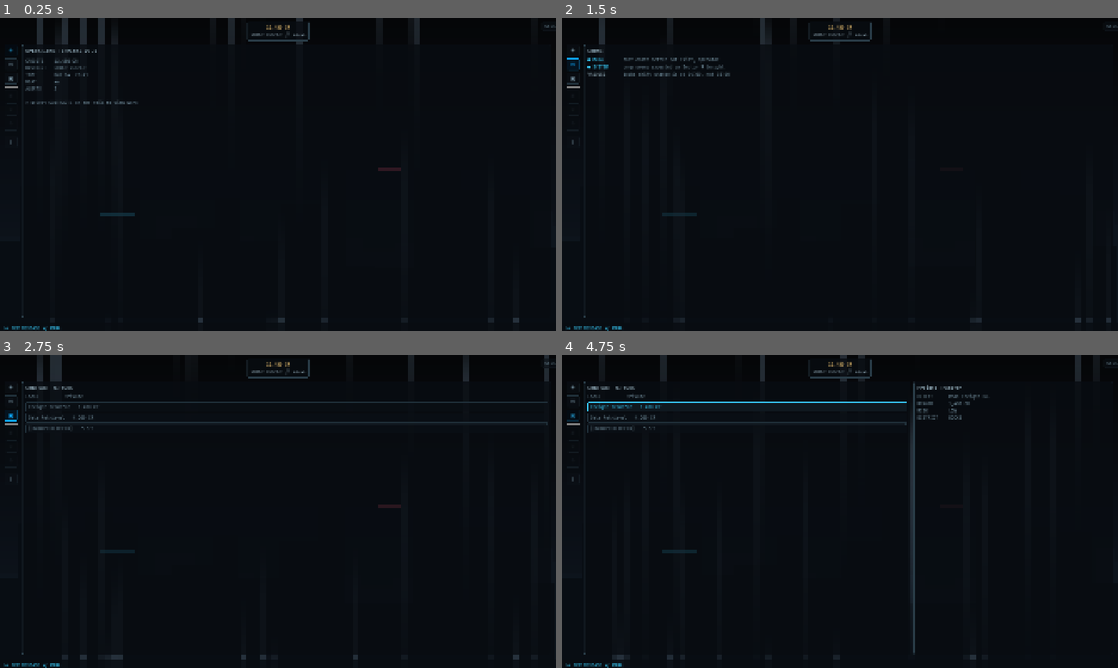
Above: before the commit, frames 1-4 (two rows, left to right).
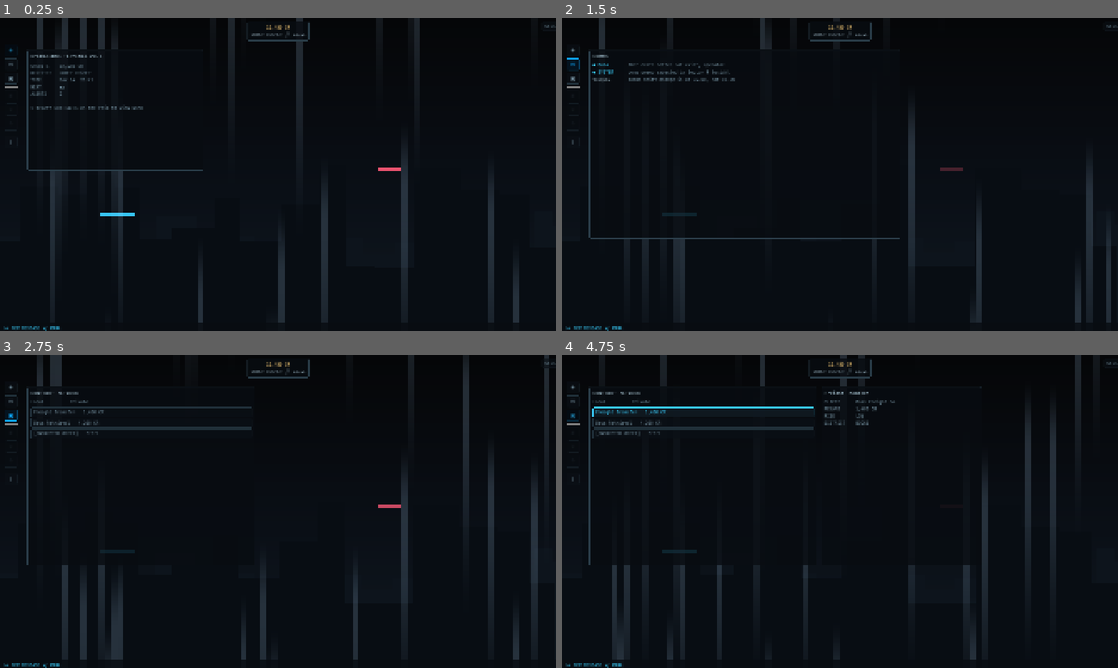
Above: after the commit, the same moments.

Repository: merlinbr/operator
Game: Godot game, scene res://scenes/main/main.tscn
Two runs of this game, one before a commit and one after it. Both use one fixed random seed, a clock stepped at 60 frames per second and the inputs below.
Inputs:
- Up to frame 1 (0.25 s): no input
- Up to frame 2 (1.5 s): click "◈" at 0.5 s; click "✉" at 1.25 s
- Up to frame 3 (2.75 s): click "▣" at 2 s
- Up to frame 4 (4.75 s): click "!" at 2.75 s; click "Freight Transfer 1,400 CR" at 3.5 s; click "Freight Transfer 1,400 CR" at 4.25 s

The runs differ from the first frame. In frame 1, 3.9% of the frame differs, in the area x 3-94%, y 8-96%; in frame 2, 3.4%; in frame 3, 5.8%, in the area x 3-99%, y 8-96%; in frame 4, 5.4%.

Commit message:
feat: class-driven panel sizing; remove CONTEXT_SPLIT

Diff:
--- a/scenes/main/main.gd
+++ b/scenes/main/main.gd
@@ -24,8 +24,15 @@
 const CHIP_TOP := 12.0
 const CHIP_GAP := 14.0
 const TICKER_HEIGHT := 30.0
-const CONTEXT_SPLIT := 0.62
 const CONTEXT_GAP := 12.0
+const SIZE_CLASSES := {
+	&"compact": Vector2(0.34, 0.46),
+	&"narrow": Vector2(0.44, 0.68),
+	&"normal": Vector2(0.60, 0.72),
+	&"wide": Vector2(0.78, 0.82),
+	&"context": Vector2(0.31, 0.0), # height mirrors the primary
+}
+const PANEL_INSET := 18.0
 
 var gs: Node
 var workspace: Control
@@ -227,8 +234,17 @@
 		icon_rail.set_active(gs.active_module, gs.module_open and not collapsed)
 	_apply_layout()
 
+func _size_class(id: StringName) -> Vector2:
+	var reg := load("res://resources/module_registry.tres") as ModuleRegistry
+	var def := reg.get_module(id) if reg != null else null
+	var cls: StringName = def.size_class if def != null else &"normal"
+	return SIZE_CLASSES.get(cls, SIZE_CLASSES[&"normal"])
+
 func _apply_layout() -> void:
 	var ws_size: Vector2 = workspace.size if workspace.size.x > 0.0 else Vector2(1920, 1080)
+	if workspace.size.x <= 0.0:
+		workspace.set_anchors_preset(Control.PRESET_TOP_LEFT)
+		workspace.size = ws_size
 	var chip_min: Vector2 = status_chip.get_combined_minimum_size()
 	status_chip.position = Vector2((ws_size.x - chip_min.x) * 0.5, CHIP_TOP)
 	status_chip.size = chip_min
@@ -239,17 +255,26 @@
 	icon_rail.size = Vector2(RAIL_WIDTH, content_bottom - content_top)
 	ticker.position = Vector2(0.0, ws_size.y - TICKER_HEIGHT)
 	ticker.size = Vector2(ws_size.x, TICKER_HEIGHT)
-	var panel_left: float = MARGIN + RAIL_WIDTH + RAIL_GAP
-	var available_right: float = ws_size.x - MARGIN
-	var context_open: bool = context_host.visible
-	var primary_right: float = available_right
-	if context_open:
-		primary_right = panel_left + (available_right - panel_left) * CONTEXT_SPLIT - CONTEXT_GAP * 0.5
-	primary_host.position = Vector2(panel_left, content_top)
-	primary_host.size = Vector2(primary_right - panel_left, content_bottom - content_top)
-	if context_open:
-		context_host.position = Vector2(primary_right + CONTEXT_GAP, content_top)
-		context_host.size = Vector2(available_right - primary_right - CONTEXT_GAP, content_bottom - content_top)
+
+	var r_left: float = MARGIN + RAIL_WIDTH + RAIL_GAP + PANEL_INSET
+	var r_top: float = content_top + PANEL_INSET
+	var r_right: float = ws_size.x - MARGIN - PANEL_INSET
+	var r_bottom: float = content_bottom - PANEL_INSET
+	var r_w: float = r_right - r_left
+	var r_h: float = r_bottom - r_top
+
+	var p_class: Vector2 = _size_class(gs.active_module)
+	var p_w: float = r_w * p_class.x
+	var p_h: float = r_h * p_class.y
+	primary_host.position = Vector2(r_left, r_top)
+	primary_host.size = Vector2(maxf(p_w, 0.0), maxf(p_h, 0.0))
+
+	var ctx_open: bool = context_host.visible and context_host.get_child_count() > 0
+	if ctx_open:
+		var c_class: Vector2 = SIZE_CLASSES[&"context"]
+		var c_w: float = r_w * c_class.x
+		context_host.position = Vector2(r_left + primary_host.size.x + CONTEXT_GAP, r_top)
+		context_host.size = Vector2(c_w, primary_host.size.y) # height mirrors primary
 	for panel in primary_host.get_children():
 		panel.size = primary_host.size
 	for panel in context_host.get_children():
--- a/tests/test_main.gd
+++ b/tests/test_main.gd
@@ -20,6 +20,9 @@
 	check(primary.visible, "home panel visible on start")
 	check(gs.active_module == &"home", "active module is home")
 	check(gs.module_open, "module starts open")
+	var ws: Vector2 = workspace.size if workspace.size.x > 0 else Vector2(1920, 1080)
+	check(primary.size.x < ws.x * 0.5, "home width is compact")
+	check(primary.size.y < ws.y * 0.6, "home height is compact")
 
 	# active icon toggles its module closed
 	main.select_module(&"home")
@@ -37,9 +40,13 @@
 	check(primary.get_child(0).name == "ContractsPanel", "module switching swaps panel")
 	check(gs.active_module == &"contracts", "active module is contracts")
 
-	# context opens alongside primary
+	# context opens alongside primary (primary keeps its class width)
+	var primary_w: float = primary.size.x
 	main.open_context(load("res://scenes/modules/contracts/contract_detail.tscn").instantiate())
 	check(context.visible and context.get_child_count() == 1, "context opens with content")
+	check(absf(primary.size.x - primary_w) < 1.0, "primary keeps class width when context opens")
+	check(primary.position.x + primary.size.x + context.size.x < workspace.size.x,
+		"environment remains visible to the right of panels")
 
 	# Esc closes context first
 	main.close_topmost()
